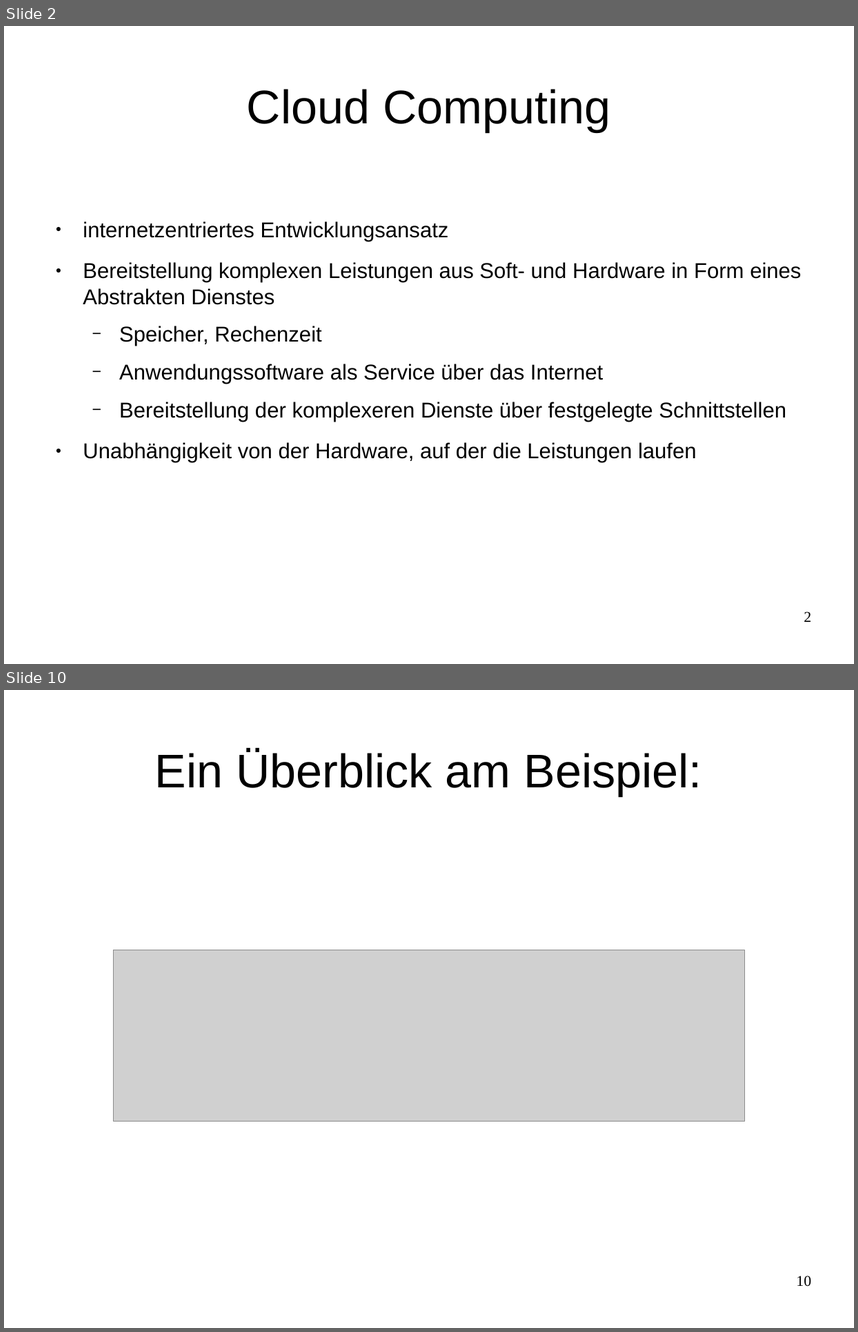
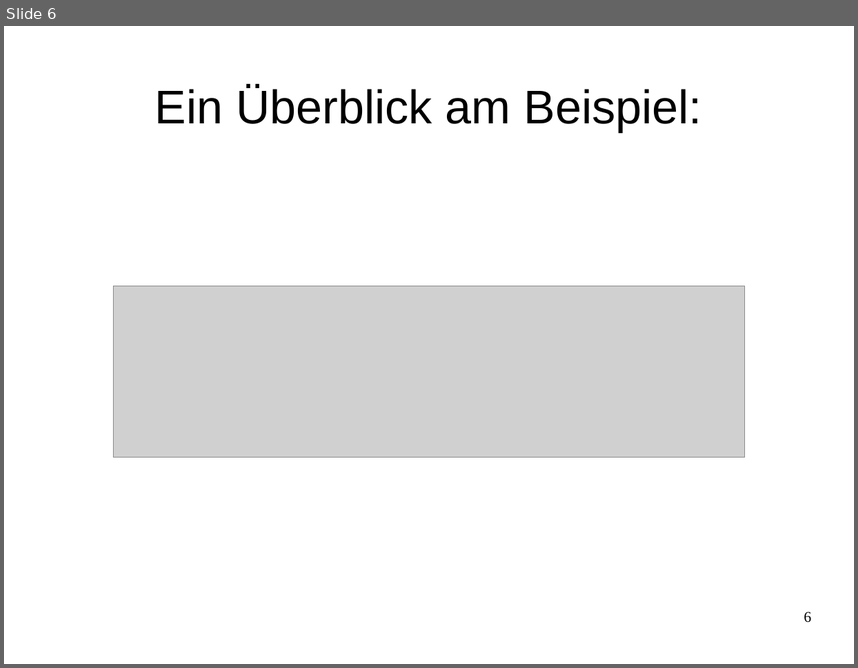
Before and after one commit to celentanos/inora, a slide deck: inora_vortrag_M.odp. Shown one above the other, each under a label of ours: slides 2 and 10 before the commit, slide 6 after it; the slides between them are not shown. The pictures are 858x1332 and 858x668 pixels, drawn with LibreOffice and Linux fonts; fonts in the diff are those of the drawing; grey boxes stand for pictures. Boxes give left, top, right and bottom in pixels: in the first picture for what was removed or moved away, otherwise in the second. Text is boxed around its words. In the diff, an @@ line names an element or a change of style, - is before the commit and + after.

```diff
--- a/inora_vortrag_M.odp
+++ b/inora_vortrag_M.odp
@@ slide 2 removed at bbox=[4, 26, 854, 664], background #FFFFFF @@
@@ title removed at bbox=[247, 89, 611, 132] @@
-Cloud Computing
@@ text removed at bbox=[83, 221, 801, 463] @@
-● internetzentriertes Entwicklungsansatz
-● Bereitstellung komplexen Leistungen aus Soft- und Hardware in Form eines Abstrakten Dienstes
-  − Speicher, Rechenzeit
-  − Anwendungssoftware als Service über das Internet
-  − Bereitstellung der komplexeren Dienste über festgelegte Schnittstellen
-● Unabhängigkeit von der Hardware, auf der die Leistungen laufen
@@ page number removed at bbox=[804, 611, 811, 621] @@
-2
@@ what was slide 10 is now slide 6 @@
@@ page number at bbox=[804, 611, 811, 622]: text changed @@
-10
+6
```
Also in this commit, not shown: 8 slides changed, 6 slides added, 8 other slides removed, 3 other files.
